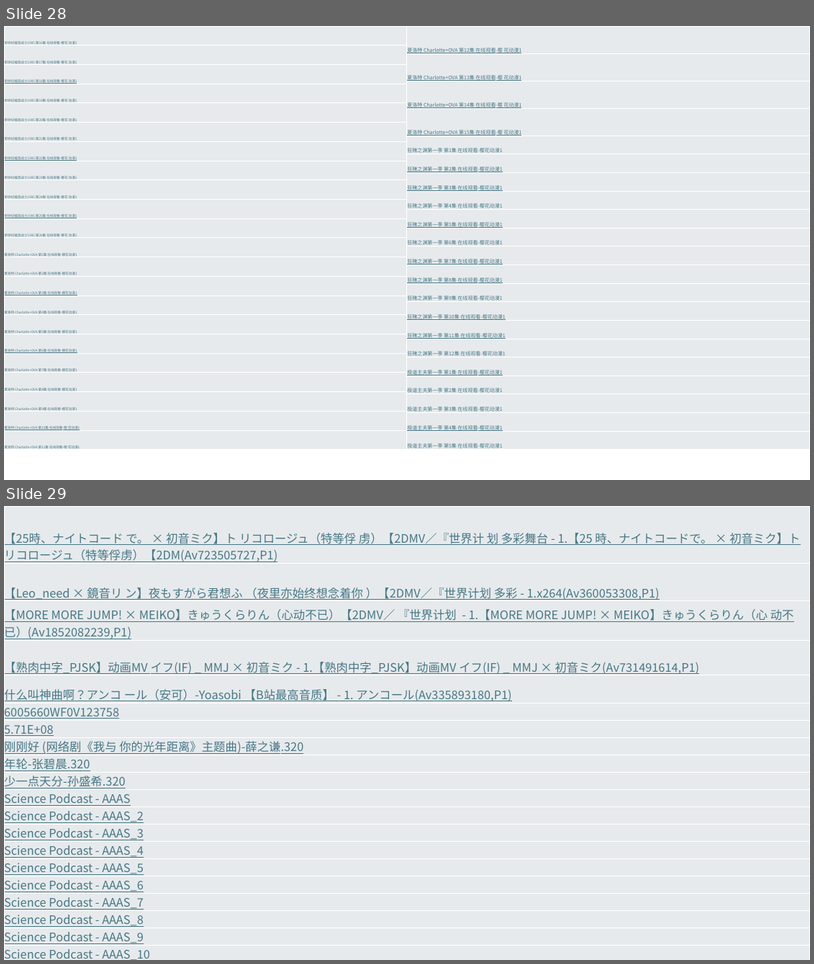
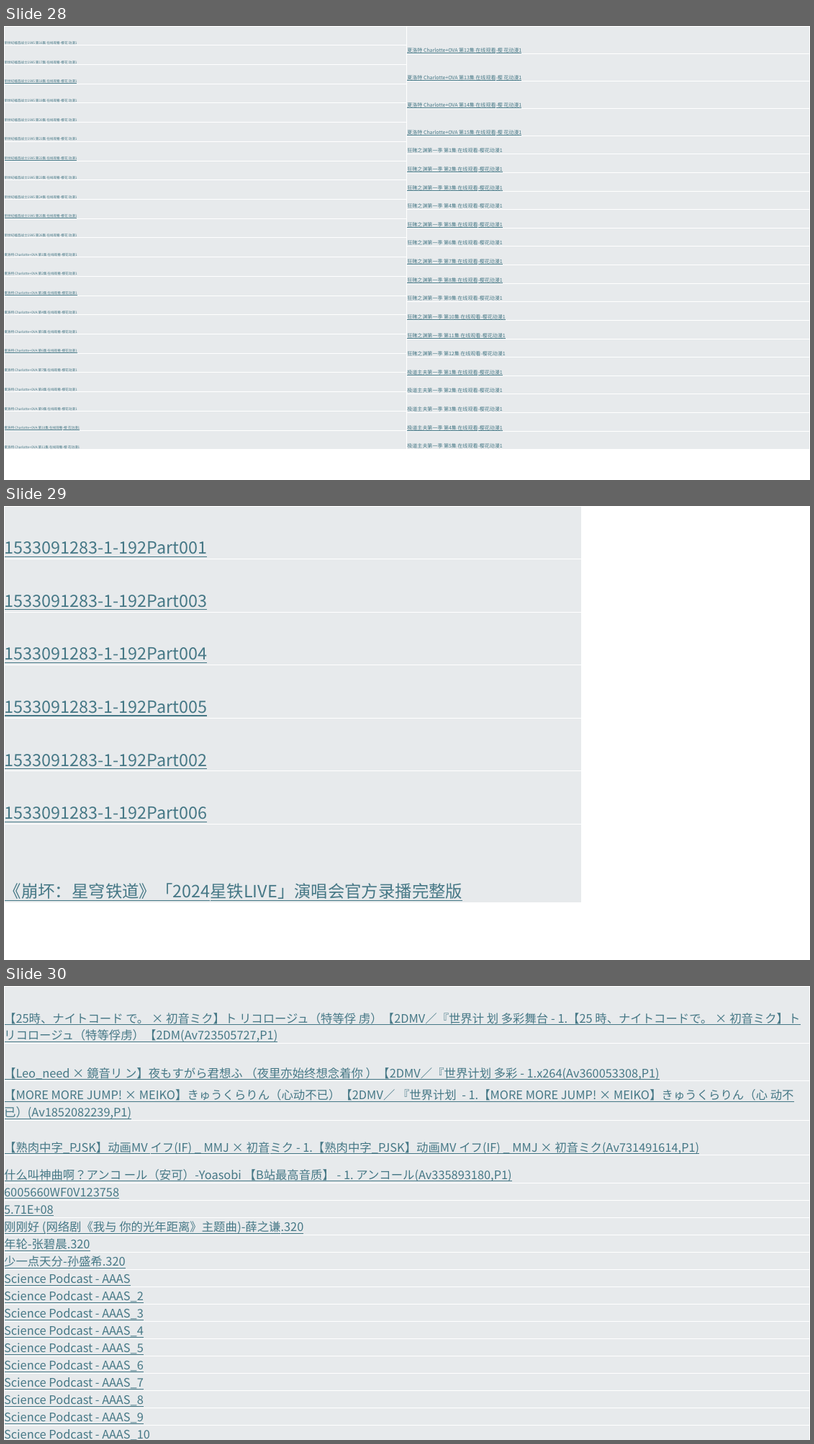
Before and after one commit to Bukehi/BukehiWeb, a slide deck: livefile/abc.pptx. Shown one above the other, each under a label of ours: slides 28 and 29 before the commit, slides 28, 29 and 30 after it. The pictures are 814x964 and 814x1444 pixels, drawn with LibreOffice and Linux fonts; fonts in the diff are those of the drawing. Boxes give left, top, right and bottom in pixels: in the first picture for what was removed or moved away, otherwise in the second. Text is boxed around its words. In the diff, an @@ line names an element or a change of style, - is before the commit and + after.

```diff
--- a/livefile/abc.pptx
+++ b/livefile/abc.pptx
@@ slide 29 added at (4, 506, 810, 960), background #FFFFFF @@
@@ table added at (4, 506, 582, 903), 7 rows, 1 columns @@
+1533091283-1-192Part001
+1533091283-1-192Part003
+1533091283-1-192Part004
+1533091283-1-192Part005
+1533091283-1-192Part002
+1533091283-1-192Part006
+《崩坏：星穹铁道》「2024星铁LIVE」演唱会官方录播完整版
@@ what was slide 29 is now slide 30 @@
```
Also in this commit, not shown: 1 other file.
